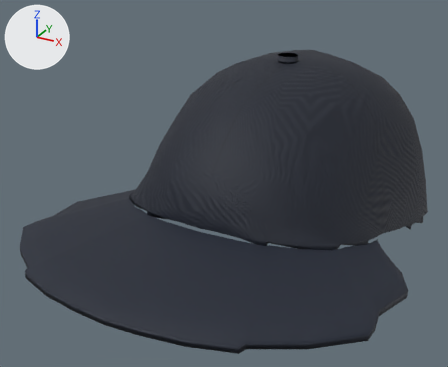
The glTF model public/avatar/items/cap_snapback.glb, before and after one commit.
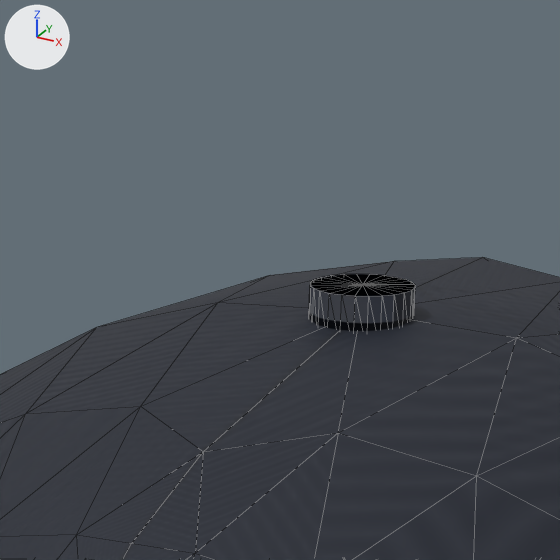
Old and new are each drawn whole from a 50 mm lens placed at (0.1438, -0.3883, 1.2031), pointed at (-0.0178, -0.0946, 1.0563) and again close up on the part from 49% to 73% of the width and 0% to 29% of the height. Lighting does not change. The marker at upper left points along +X, +Y and +Z. The older version's two pictures come first. The close-ups show mesh edges as thin lines. Vertices at exactly the same position are counted once.

Objects in the first close-up: 'cap_snapback_button', 'cap_snapback_crown'.
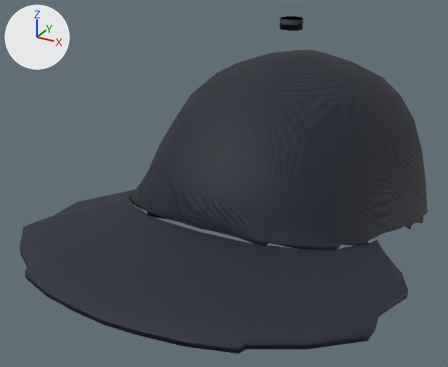
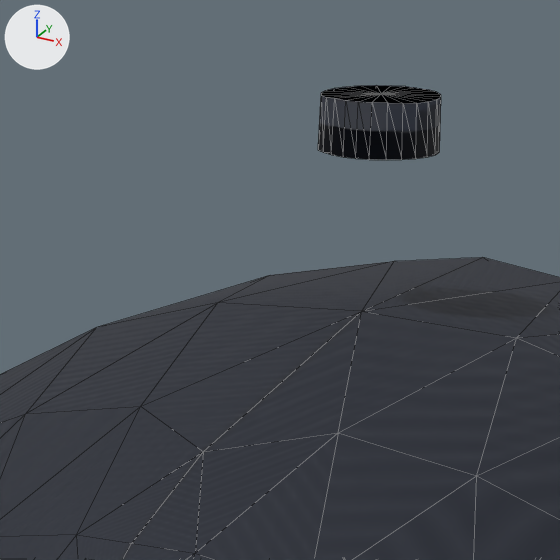
The newer file adds a shape key; the second version is drawn at full value of the shape key 'style_toon' of 'cap_snapback_button', and the change is written as the vertex moves it makes.

Where the change shows, as pixel boxes (x1, y1, x2, y2) in the close-ups (560 x 560 px):
'cap_snapback_button', reshaped: before (309, 274, 415, 331); after (318, 85, 441, 160)

The change in detail:
me_cap_snapback_button is used by ob_cap_snapback_button; location (0.0, 0.0, 0.0).
me_cap_snapback_button had 50 vertices, 96 faces and spanned x -0.00573..0.00638, y -0.05506..-0.04309, z 1.11931..1.12537.
me_cap_snapback_button now has 50 vertices, 96 faces and spans x -0.0066..0.00725, y -0.05261..-0.03905, z 1.14008..1.14629.
me_cap_snapback_button part 1: 50 of 50 vertices moved; they spanned x -0.00573..0.00638, y -0.05506..-0.04309, z 1.11931..1.12537 and now span x -0.0066..0.00725, y -0.05261..-0.03905, z 1.14008..1.14629; mean shift (0.0, 0.00311, 0.02079).
